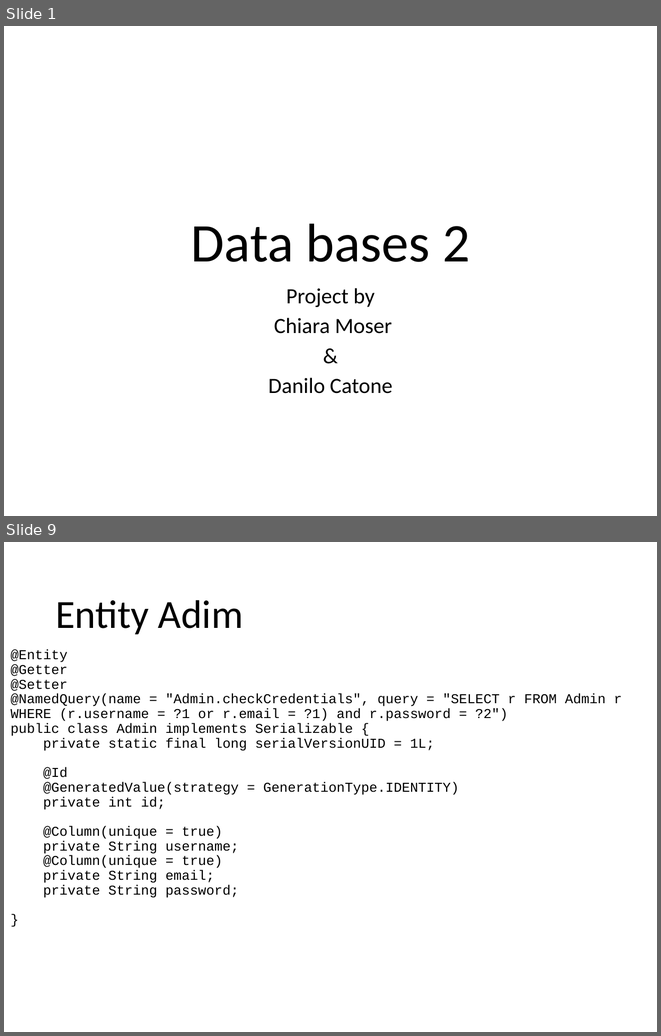
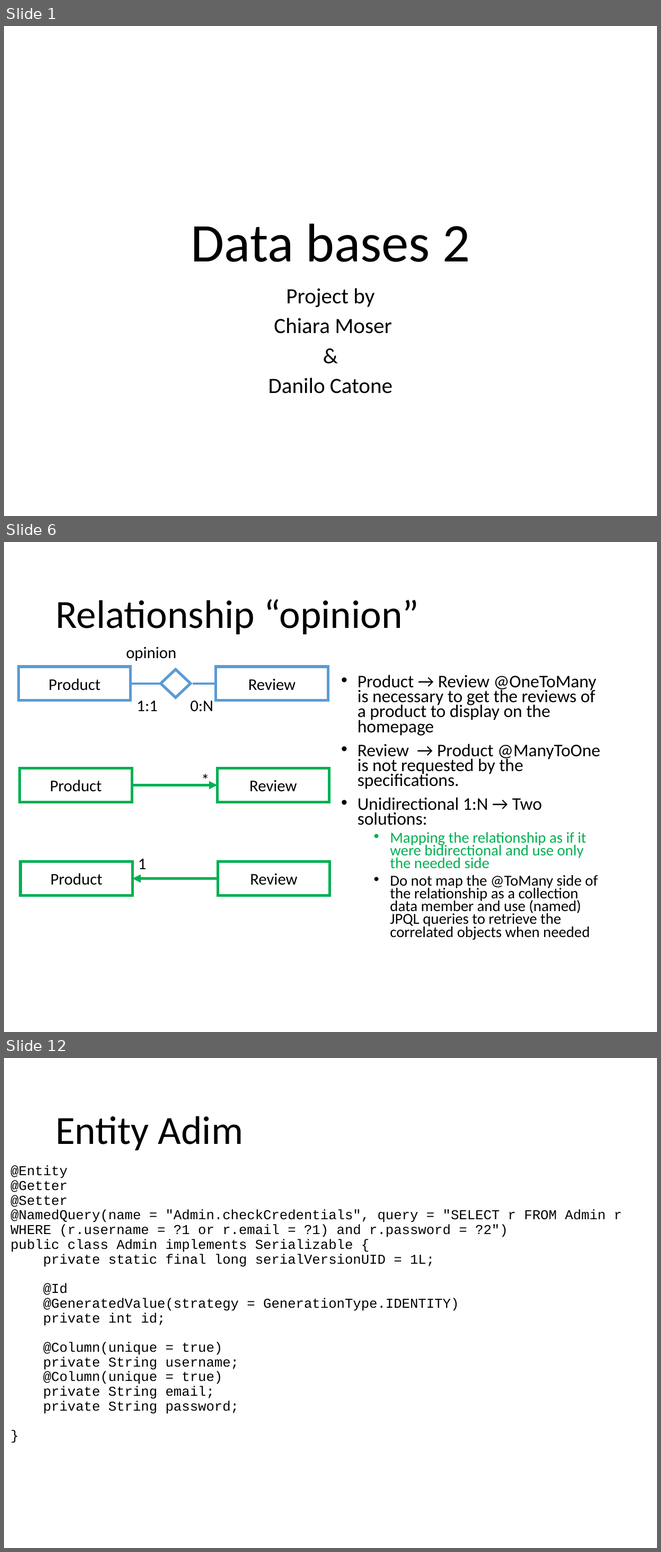
Before and after one commit to catonzio/DB2project, a slide deck: DB2project.pptx. Shown one above the other, each under a label of ours: slides 1 and 9 before the commit, slides 1, 6 and 12 after it; the slides between them are not shown. The pictures are 661x1036 and 661x1552 pixels, drawn with LibreOffice and Linux fonts; fonts in the diff are those of the drawing. Boxes give left, top, right and bottom in pixels: in the first picture for what was removed or moved away, otherwise in the second. Text is boxed around its words. In the diff, an @@ line names an element or a change of style, - is before the commit and + after.

Commit message:
Update Presentation and corrected some relations

```diff
--- a/DB2project.pptx
+++ b/DB2project.pptx
@@ slide 6 added at bbox=[4, 542, 657, 1032], background #FFFFFF @@
@@ title added at bbox=[55, 599, 419, 634], 44 pt, text #000000 @@
+Relationship “opinion”
@@ text added at bbox=[126, 647, 176, 661], 18 pt, text #000000 @@
+opinion
@@ rectangle added at bbox=[18, 667, 131, 700], fill #FFFFFF, outline #5B9BD5 3 pt, 18 pt, text #000000 @@
+Product
@@ rectangle added at bbox=[216, 667, 328, 700], fill #FFFFFF, outline #5B9BD5 3 pt, 18 pt, text #000000 @@
+Review
@@ line added from (161, 684) to (131, 684), #5B9BD5 2.25 pt @@
@@ diamond added at bbox=[160, 670, 191, 698], fill #FFFFFF, outline #5B9BD5 3 pt @@
@@ line added from (216, 684) to (193, 684), #5B9BD5 2.25 pt @@
@@ text added at bbox=[358, 674, 600, 940], 16.8 pt, text #000000 @@
+• Product → Review @OneToMany is necessary to get the reviews of a product to display on the homepage
+• Review → Product @ManyToOne is not requested by the specifications.
+• Unidirectional 1:N → Two solutions:
+  • Mapping the relationship as if it were bidirectional and use only the needed side
+  • Do not map the @ToMany side of the relationship as a collection data member and use (named) JPQL queries to retrieve the correlated objects when needed
@@ text added at bbox=[136, 700, 157, 711], 18 pt, text #000000 @@
+1:1
@@ text added at bbox=[190, 700, 213, 712], 18 pt, text #000000 @@
+0:N
@@ rectangle added at bbox=[20, 768, 132, 802], outline #00B050 3 pt, 18 pt, text #000000 @@
+Product
@@ text added at bbox=[195, 766, 216, 792], 18 pt, text #000000 @@
+*
@@ rectangle added at bbox=[218, 768, 330, 802], outline #00B050 3 pt, 18 pt, text #000000 @@
+Review
@@ arrow added from (132, 785) to (218, 785), #00B050 3 pt @@
@@ text added at bbox=[138, 858, 147, 869], 18 pt, text #000000 @@
+1
@@ rectangle added at bbox=[20, 861, 133, 896], outline #00B050 3 pt, 18 pt, text #000000 @@
+Product
@@ rectangle added at bbox=[218, 861, 330, 896], outline #00B050 3 pt, 18 pt, text #000000 @@
+Review
@@ arrow added from (218, 878) to (133, 878), #00B050 3 pt @@
@@ what was slide 9 is now slide 12 @@
```
Also in this commit, not shown: 3 slides changed, 6 other slides added, 5 slides removed, 5 other files.
